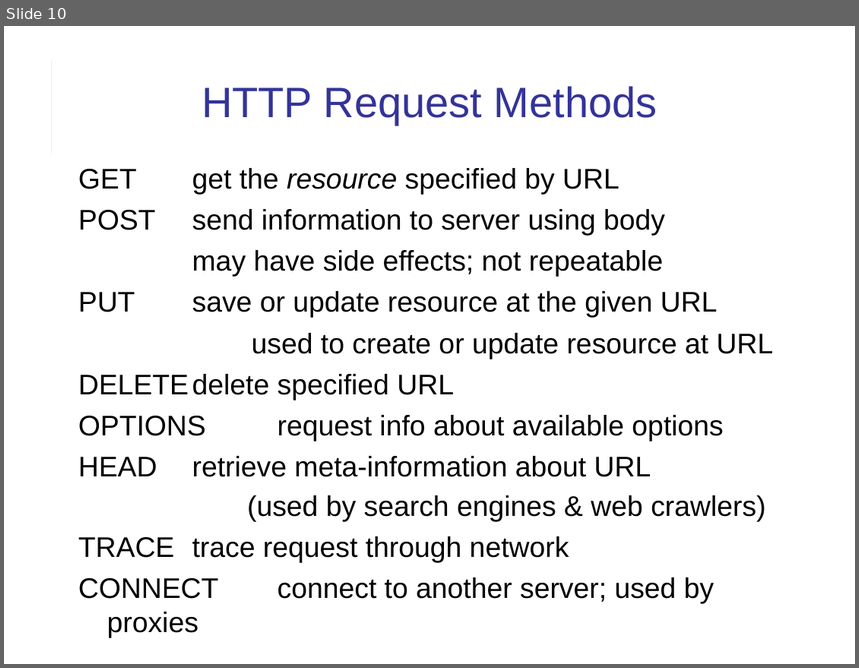
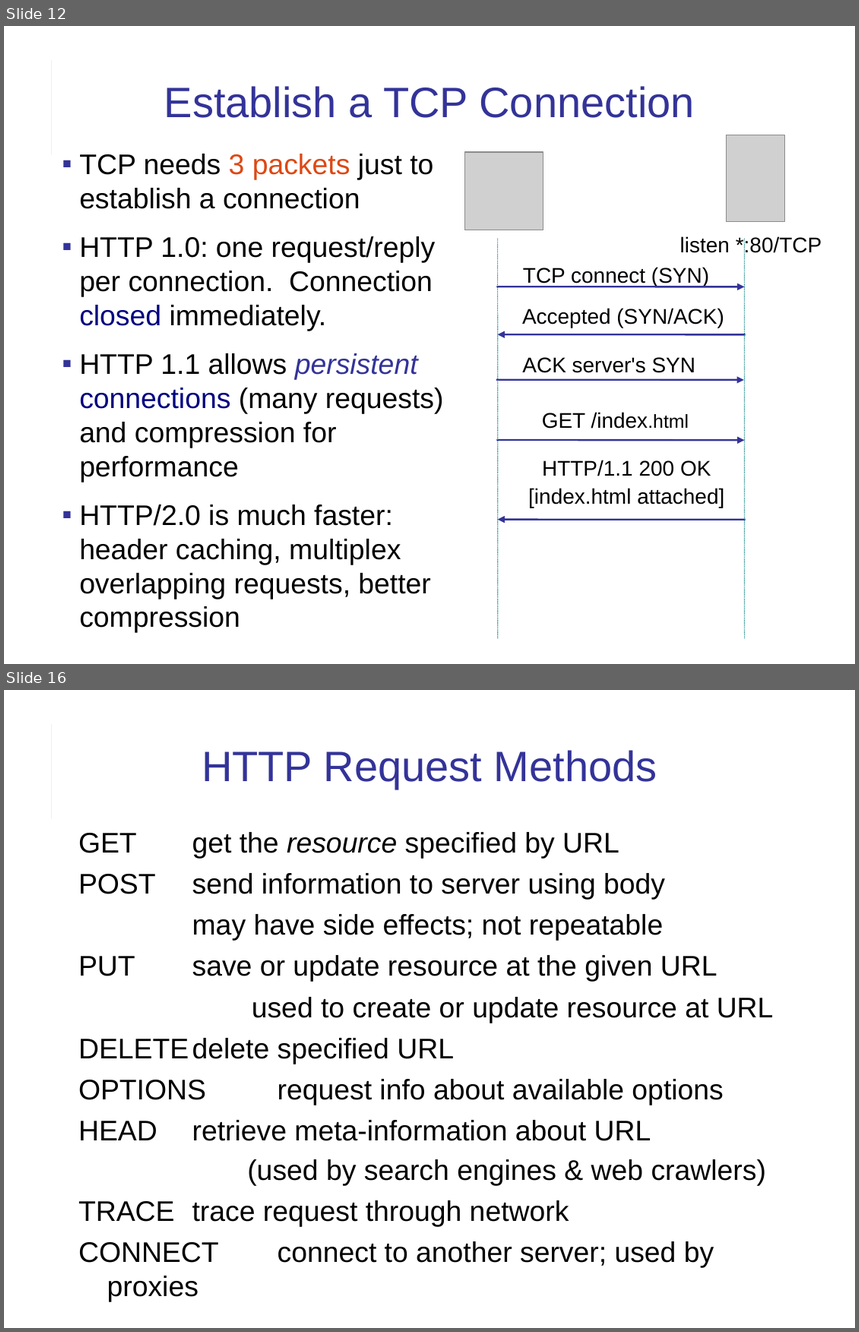
Before and after one commit to cpske/ISP, a slide deck: web/HTTP.ppt. Shown one above the other, each under a label of ours: slide 10 before the commit, slides 12 and 16 after it; the slides between them are not shown. The pictures are 859x668 and 859x1332 pixels, drawn with LibreOffice and Linux fonts; fonts in the diff are those of the drawing; grey boxes stand for pictures. Boxes give left, top, right and bottom in pixels: in the first picture for what was removed or moved away, otherwise in the second. Text is boxed around its words. In the diff, an @@ line names an element or a change of style, - is before the commit and + after.

Commit message:
update some material on http

```diff
--- a/web/HTTP.ppt
+++ b/web/HTTP.ppt
@@ slide 12 added at bbox=[4, 26, 855, 664], background #FFFFFF; not listed: 2 template elements that a slide beside it also shows @@
@@ title added at bbox=[164, 86, 695, 118], 36 pt, text #333399 @@
+Establish a TCP Connection
@@ picture added at bbox=[727, 135, 785, 222] @@
@@ text added at bbox=[79, 154, 444, 633], 24 pt, text #000000 @@
+▪ TCP needs 3 packets just to establish a connection
+▪ HTTP 1.0: one request/reply per connection. Connection closed immediately.
+▪ HTTP 1.1 allows persistent connections (many requests) and compression for performance
+▪ HTTP/2.0 is much faster: header caching, multiplex overlapping requests, better compression
@@ picture added at bbox=[465, 152, 544, 230] @@
@@ line added from (498, 239) to (498, 639), #008080 0.74 pt dashed @@
@@ text added at bbox=[680, 237, 823, 256], 18 pt, text #000000 @@
+listen *:80/TCP
@@ line added from (744, 239) to (744, 639), #008080 0.74 pt dashed @@
@@ text added at bbox=[523, 267, 709, 287], 18 pt, text #000000 @@
+TCP connect (SYN)
@@ arrow added from (498, 287) to (744, 287), #333399 1.5 pt @@
@@ text added at bbox=[522, 308, 724, 328], 18 pt, text #000000 @@
+Accepted (SYN/ACK)
@@ arrow added from (744, 335) to (498, 335), #333399 1.5 pt @@
@@ text added at bbox=[522, 357, 696, 373], 18 pt, text #000000 @@
+ACK server's SYN
@@ arrow added from (498, 380) to (743, 380), #333399 1.5 pt @@
@@ text added at bbox=[542, 412, 689, 429], 18 pt, text #000000 @@
+GET /index.html
@@ arrow added from (498, 440) to (744, 440), #333399 1.5 pt @@
@@ text added at bbox=[528, 460, 724, 508], 18 pt, text #000000 @@
+HTTP/1.1 200 OK
+[index.html attached]
@@ arrow added from (744, 520) to (498, 520), #333399 1.5 pt @@
@@ what was slide 10 is now slide 16 @@
```
Also in this commit, not shown: 16 slides changed, 11 other slides added, 1 slide removed, 2 other files.
